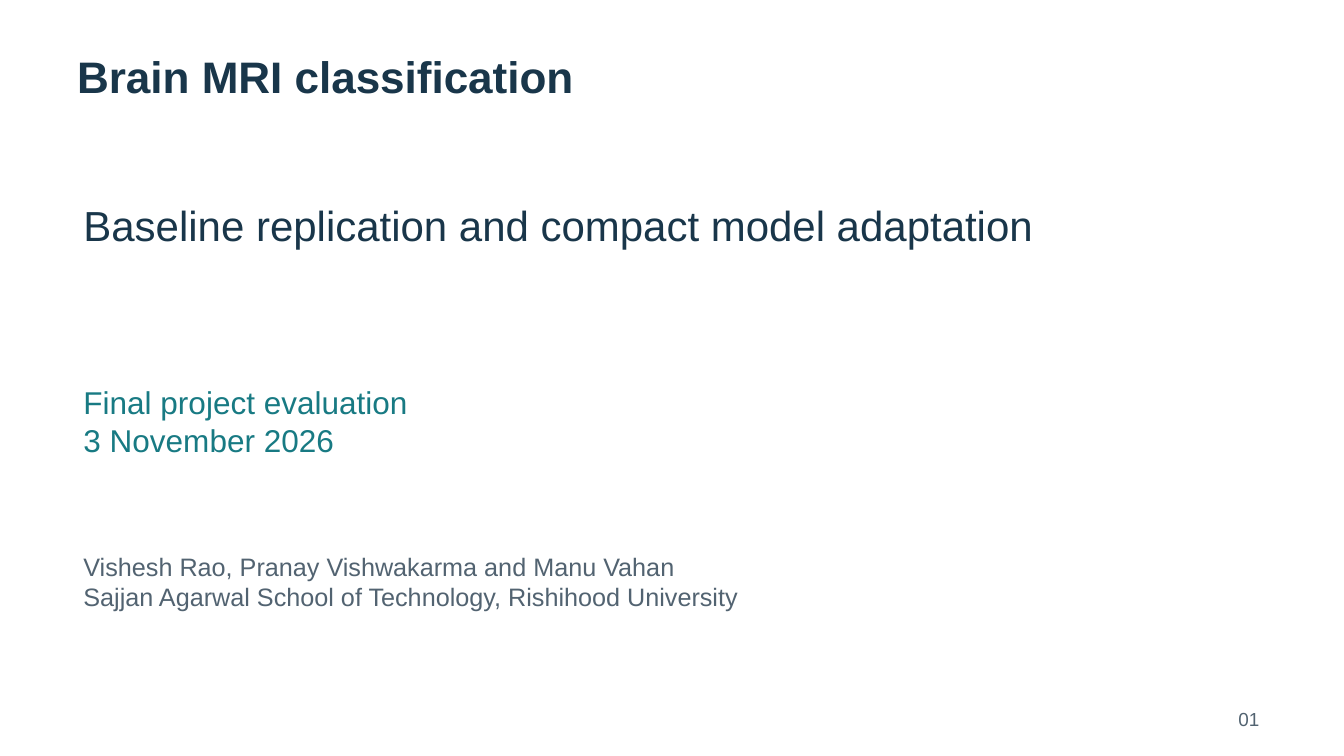
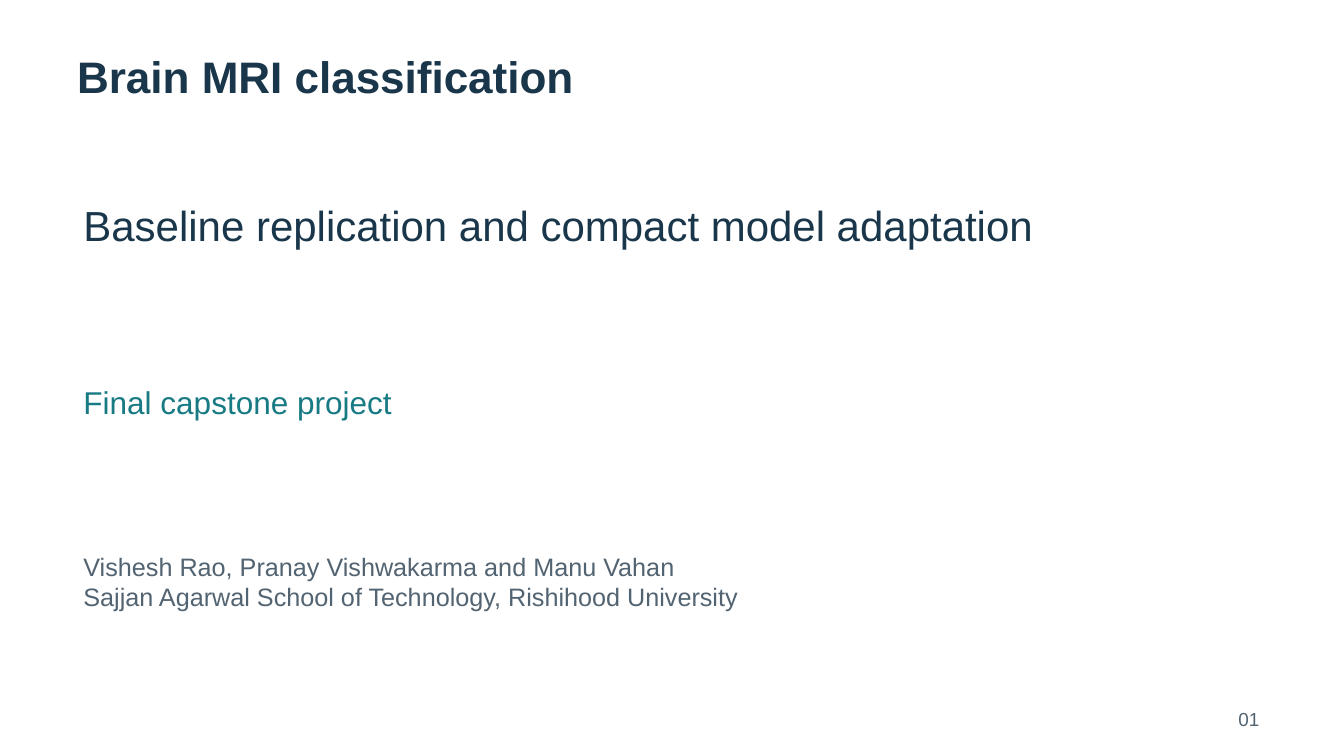
Before and after one commit to visheshrao17/ComputerVision_Prj, a slide deck: slide 1 of deliverables/final_evaluation/Brain_MRI_Final_Presentation.pptx. Drawn at 1344x756 pixels with LibreOffice and Linux fonts; fonts in the diff are those of the drawing. Boxes give left, top, right and bottom in pixels: in the first picture for what was removed or moved away, otherwise in the second. Text is boxed around its words. In the diff, an @@ line names an element or a change of style, - is before the commit and + after.

```diff
--- a/deliverables/final_evaluation/Brain_MRI_Final_Presentation.pptx
+++ b/deliverables/final_evaluation/Brain_MRI_Final_Presentation.pptx
@@ text at box(83, 391, 392, 420): text changed @@
-Final project evaluation
-3 November 2026
+Final capstone project
```
Also in this commit, not shown: 7 other slides changed, 5 slides added, 8 slides removed, 2 other files.
